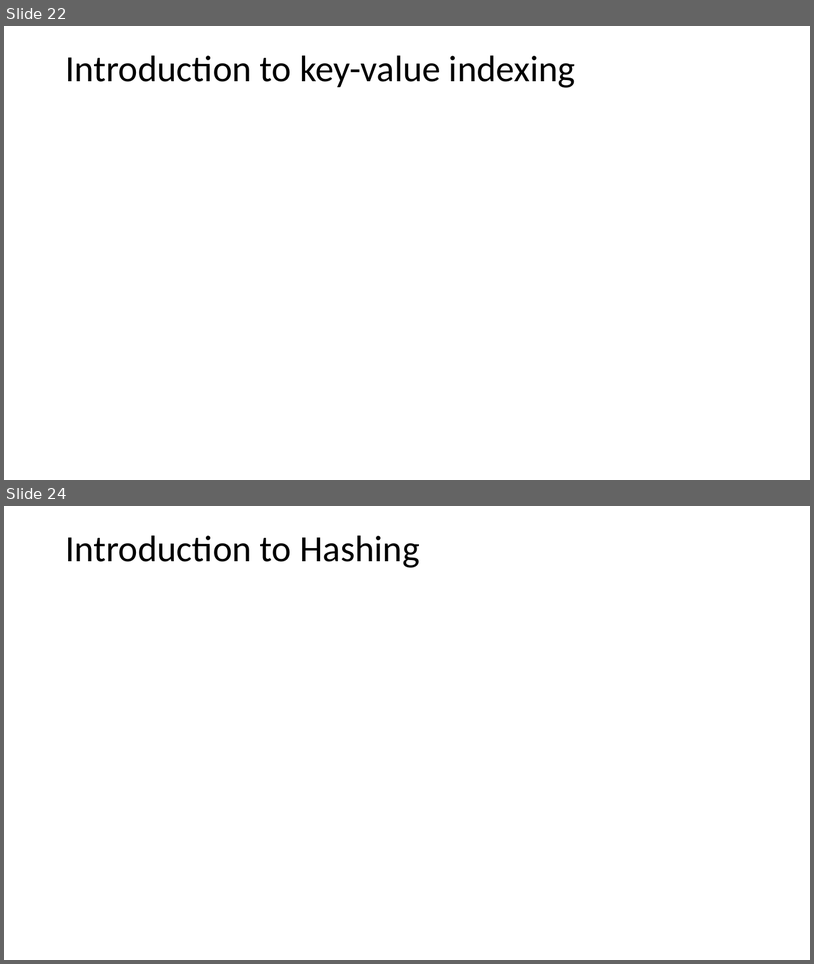
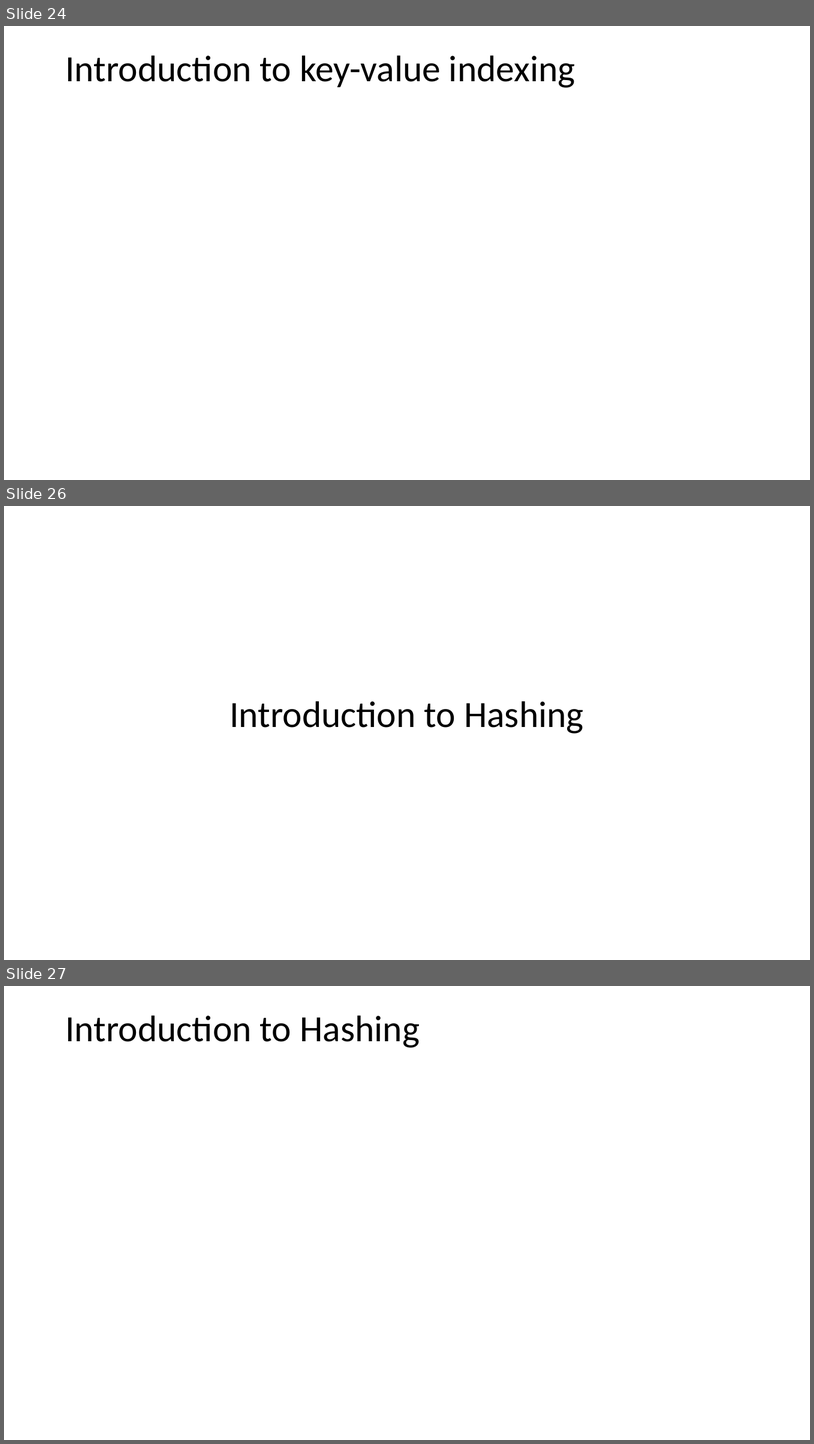
Before and after one commit to StephenElston/CSCI-E-108, a slide deck: slides/1_Introduction.pptx. Shown one above the other, each under a label of ours: slides 22 and 24 before the commit, slides 24, 26 and 27 after it; the slides between them are not shown. The pictures are 814x964 and 814x1444 pixels, drawn with LibreOffice and Linux fonts; fonts in the diff are those of the drawing; grey boxes stand for pictures. Boxes give left, top, right and bottom in pixels: in the first picture for what was removed or moved away, otherwise in the second. Text is boxed around its words. In the diff, an @@ line names an element or a change of style, - is before the commit and + after.

```diff
--- a/slides/1_Introduction.pptx
+++ b/slides/1_Introduction.pptx
@@ slide 26 added at (x1=4, y1=506, x2=810, y2=960), background #FFFFFF @@
@@ title added at (x1=230, y1=701, x2=584, y2=733), 44 pt, text #000000 @@
+Introduction to Hashing
@@ what was slide 22 is now slide 24 @@
@@ what was slide 24 is now slide 27 @@
```
Also in this commit, not shown: 5 other slides added.
